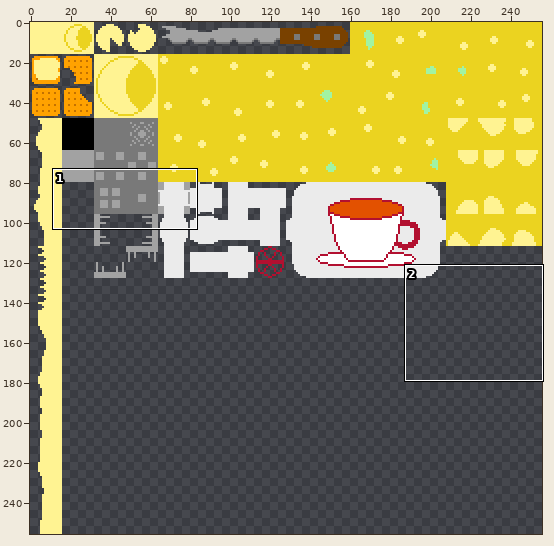
A pixel-art file gets an edit: Assets/Raw/TileSets/3x_tiles.aseprite. Above: a wide view before the commit, with the close-up outlined.
Close-up. First the earlier version:
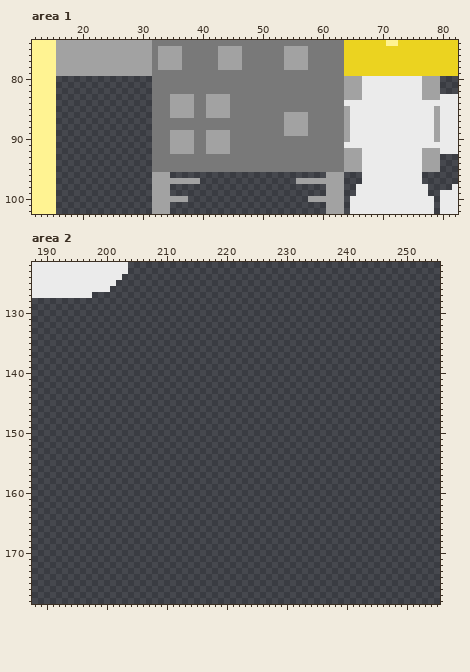
256x256 pixels, 1 frame. Shown: area 1: x 12..82, y 74..102; area 2: x 188..255, y 122..178. The commit also changed other parts of the picture, which this record leaves out.
Once edited:
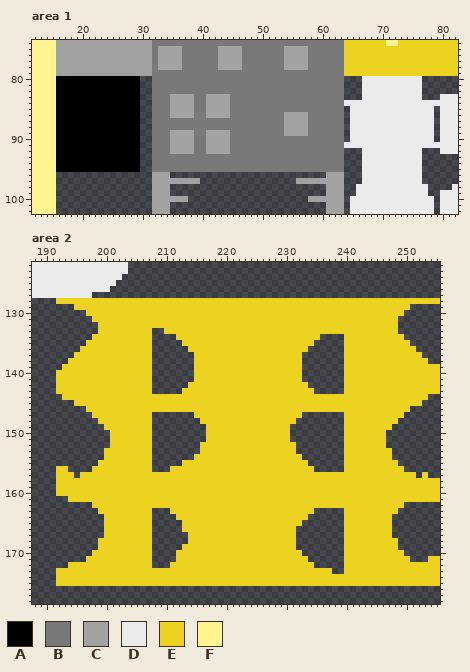
Palette (. is transparent): A #000000  B #797979  C #a2a2a2  D #ebebeb  E #ebd320  F #fff392
Edits made:
Changed rows in their new state; - is an unchanged pixel.
Area 1, layer "Layer 1":
first column x 16:
 80 AAAAAAAAAAAAAA----------------------------------...----------...
 81 AAAAAAAAAAAAAA----------------------------------...----------...
 82 AAAAAAAAAAAAAA----------------------------------...----------...
 83 AAAAAAAAAAAAAA----------------------------------...----------...
 84 AAAAAAAAAAAAAA--------------------------------------------------
 85 AAAAAAAAAAAAAA----------------------------------.--------------.
 86 AAAAAAAAAAAAAA----------------------------------.--------------.
 87 AAAAAAAAAAAAAA----------------------------------.--------------.
 88 AAAAAAAAAAAAAA----------------------------------.--------------.
 89 AAAAAAAAAAAAAA----------------------------------.--------------.
 90 AAAAAAAAAAAAAA----------------------------------.--------------.
 91 AAAAAAAAAAAAAA--------------------------------------------------
 92 AAAAAAAAAAAAAA----------------------------------...----------...
 93 AAAAAAAAAAAAAA----------------------------------...----------...
 94 AAAAAAAAAAAAAA----------------------------------...----------...
 95 AAAAAAAAAAAAAA----------------------------------...----------...
Area 2, layer "Layer 1":
first column x 192:
128 EEEEEEEEEEEEEEEEEEEEEEEEEEEEEEEEEEEEEEEEEEEEEEEEEEEEEEEEEEEEEEEE
129 ---EEEEEEEEEEEEEEEEEEEEEEEEEEEEEEEEEEEEEEEEEEEEEEEEEEEEEEEE-----
130 -----EEEEEEEEEEEEEEEEEEEEEEEEEEEEEEEEEEEEEEEEEEEEEEEEEEEEE------
131 ------EEEEEEEEEEEEEEEEEEEEEEEEEEEEEEEEEEEEEEEEEEEEEEEEEEE-------
132 -------EEEEEEEEEEEEEEEEEEEEEEEEEEEEEEEEEEEEEEEEEEEEEEEEEE-------
133 -------EEEEEEEEE--EEEEEEEEEEEEEEEEEEEEEEEEEEEEEEEEEEEEEEE-------
134 ------EEEEEEEEEE----EEEEEEEEEEEEEEEEEEEEEEEE----EEEEEEEEEE------
135 -----EEEEEEEEEEE-----EEEEEEEEEEEEEEEEEEEEEE-----EEEEEEEEEEE-----
136 ----EEEEEEEEEEEE------EEEEEEEEEEEEEEEEEEEE------EEEEEEEEEEEE----
137 ---EEEEEEEEEEEEE-------EEEEEEEEEEEEEEEEEE-------EEEEEEEEEEEEE---
138 --EEEEEEEEEEEEEE-------EEEEEEEEEEEEEEEEEE-------EEEEEEEEEEEEEE--
139 -EEEEEEEEEEEEEEE-------EEEEEEEEEEEEEEEEEE-------EEEEEEEEEEEEEEEE
140 EEEEEEEEEEEEEEEE-------EEEEEEEEEEEEEEEEEE-------EEEEEEEEEEEEEEEE
141 EEEEEEEEEEEEEEEE-------EEEEEEEEEEEEEEEEEE-------EEEEEEEEEEEEEEEE
142 EEEEEEEEEEEEEEEE------EEEEEEEEEEEEEEEEEEEE------EEEEEEEEEEEEEEEE
143 EEEEEEEEEEEEEEEE-----EEEEEEEEEEEEEEEEEEEEEE-----EEEEEEEEEEEEEEEE
144 -EEEEEEEEEEEEEEEEEEEEEEEEEEEEEEEEEEEEEEEEEEEEEEEEEEEEEEEEEEEEE--
145 ---EEEEEEEEEEEEEEEEEEEEEEEEEEEEEEEEEEEEEEEEEEEEEEEEEEEEEEEEEE---
146 -----EEEEEEEEEEEEEEEEEEEEEEEEEEEEEEEEEEEEEEEEEEEEEEEEEEEEEE-----
147 ------EEEEEEEEEE-------EEEEEEEEEEEEEEEEEE-------EEEEEEEEEE------
148 -------EEEEEEEEE--------EEEEEEEEEEEEEEEE--------EEEEEEEEE-------
149 --------EEEEEEEE---------EEEEEEEEEEEEEE---------EEEEEEEE--------
150 ---------EEEEEEE---------EEEEEEEEEEEEEE---------EEEEEEE---------
151 ---------EEEEEEE---------EEEEEEEEEEEEEE---------EEEEEEE---------
152 ---------EEEEEEE--------EEEEEEEEEEEEEEEE--------EEEEEEE---------
153 --------EEEEEEEE--------EEEEEEEEEEEEEEEE--------EEEEEEEE--------
154 --------EEEEEEEE-------EEEEEEEEEEEEEEEEEE-------EEEEEEEE--------
155 -------EEEEEEEEE-----EEEEEEEEEEEEEEEEEEEEE------EEEEEEEEE-------
156 EE----EEEEEEEEEE---EEEEEEEEEEEEEEEEEEEEEEEE-----EEEEEEEEEE------
157 EEE-EEEEEEEEEEEEEEEEEEEEEEEEEEEEEEEEEEEEEEEEEEEEEEEEEEEEEEEE-E--
158 EEEEEEEEEEEEEEEEEEEEEEEEEEEEEEEEEEEEEEEEEEEEEEEEEEEEEEEEEEEEEEEE
159 EEEEEEEEEEEEEEEEEEEEEEEEEEEEEEEEEEEEEEEEEEEEEEEEEEEEEEEEEEEEEEEE
160 EEEEEEEEEEEEEEEEEEEEEEEEEEEEEEEEEEEEEEEEEEEEEEEEEEEEEEEEEEEEEEEE
161 --EEEEEEEEEEEEEEEEEEEEEEEEEEEEEEEEEEEEEEEEEEEEEEEEEEEEEEEEEEEEEE
162 ------EEEEEEEEEEEEEEEEEEEEEEEEEEEEEEEEEEEEEEEEEEEEEEEEEEEE------
163 -------EEEEEEEEE---EEEEEEEEEEEEEEEEEEEEEEEE-----EEEEEEEEE-------
164 --------EEEEEEEE----EEEEEEEEEEEEEEEEEEEEEE------EEEEEEEE--------
165 --------EEEEEEEE-----EEEEEEEEEEEEEEEEEEEE-------EEEEEEEE--------
166 --------EEEEEEEE-----EEEEEEEEEEEEEEEEEEE--------EEEEEEEE--------
167 --------EEEEEEEE------EEEEEEEEEEEEEEEEEE--------EEEEEEEE--------
168 -------EEEEEEEEE------EEEEEEEEEEEEEEEEEE--------EEEEEEEEE-------
169 -------EEEEEEEEE-----EEEEEEEEEEEEEEEEEEE--------EEEEEEEEE-------
170 ------EEEEEEEEEE----EEEEEEEEEEEEEEEEEEEEE-------EEEEEEEEEE------
171 -----EEEEEEEEEEE----EEEEEEEEEEEEEEEEEEEEEE------EEEEEEEEEEE---EE
172 --EEEEEEEEEEEEEE---EEEEEEEEEEEEEEEEEEEEEEEE-----EEEEEEEEEEEEEEEE
173 EEEEEEEEEEEEEEEEEEEEEEEEEEEEEEEEEEEEEEEEEEEEEE--EEEEEEEEEEEEEEEE
174 EEEEEEEEEEEEEEEEEEEEEEEEEEEEEEEEEEEEEEEEEEEEEEEEEEEEEEEEEEEEEEEE
175 EEEEEEEEEEEEEEEEEEEEEEEEEEEEEEEEEEEEEEEEEEEEEEEEEEEEEEEEEEEEEEEE
Changed places in both close-ups, as pixel boxes (x1, y1, x2, y2):
added: (56, 76, 140, 172)
erased: (344, 76, 362, 172)
erased: (422, 76, 440, 172)
added: (56, 298, 440, 586)
